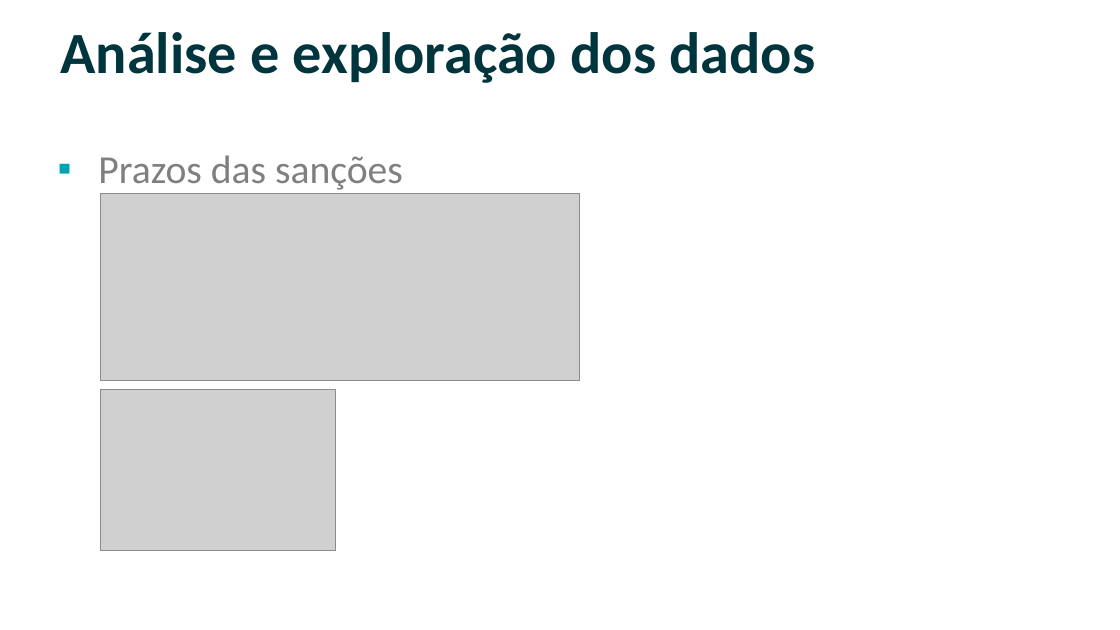
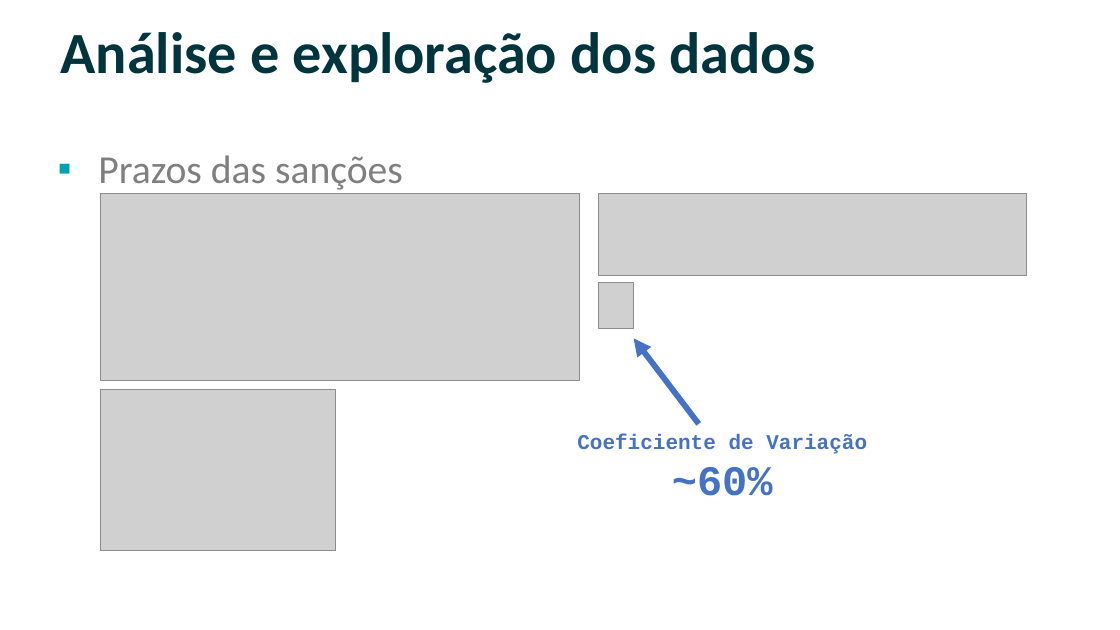
Before and after one commit to willsancheslima/tcc-puc-minas, a slide deck: slide 32 of doc/apresentacao.pptx (slide 42 before the commit). Drawn at 1120x630 pixels with LibreOffice and Linux fonts; fonts in the diff are those of the drawing; grey boxes stand for pictures; background and template pictures are left out. Boxes give left, top, right and bottom in pixels: in the first picture for what was removed or moved away, otherwise in the second. Text is boxed around its words. In the diff, an @@ line names an element or a change of style, - is before the commit and + after.

```diff
--- a/doc/apresentacao.pptx
+++ b/doc/apresentacao.pptx
@@ picture added at [599,193,1027,276] @@
@@ picture added at [599,283,634,329] @@
@@ arrow added from (699, 424) to (634, 339), #4472C4 5 pt @@
@@ text added at [577,434,867,496], 18 pt, text #4472C4, bold @@
+Coeficiente de Variação
+~60%
```
Also in this commit, not shown: 8 other slides changed, 23 slides removed, 7 other files.
